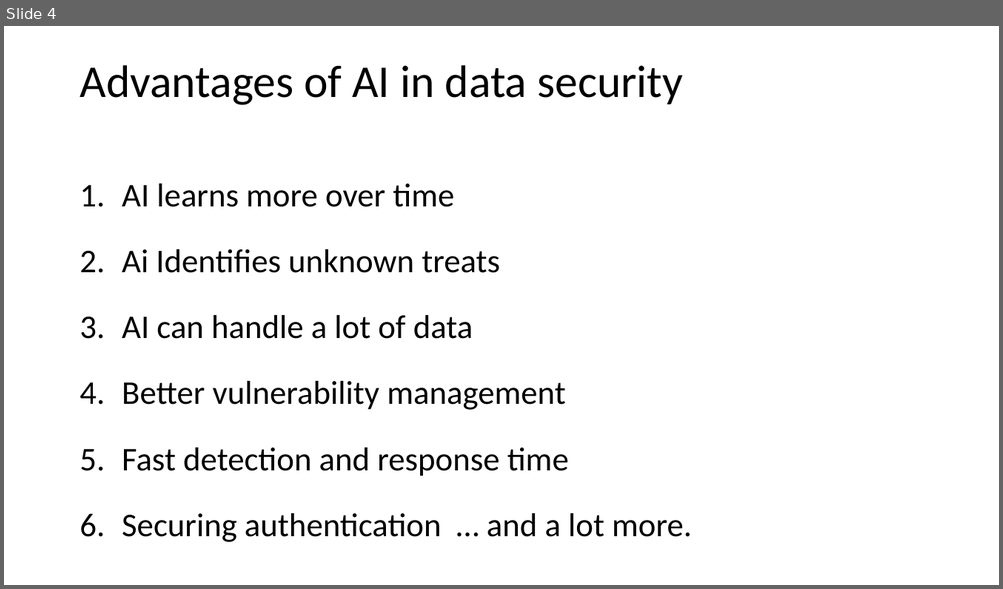
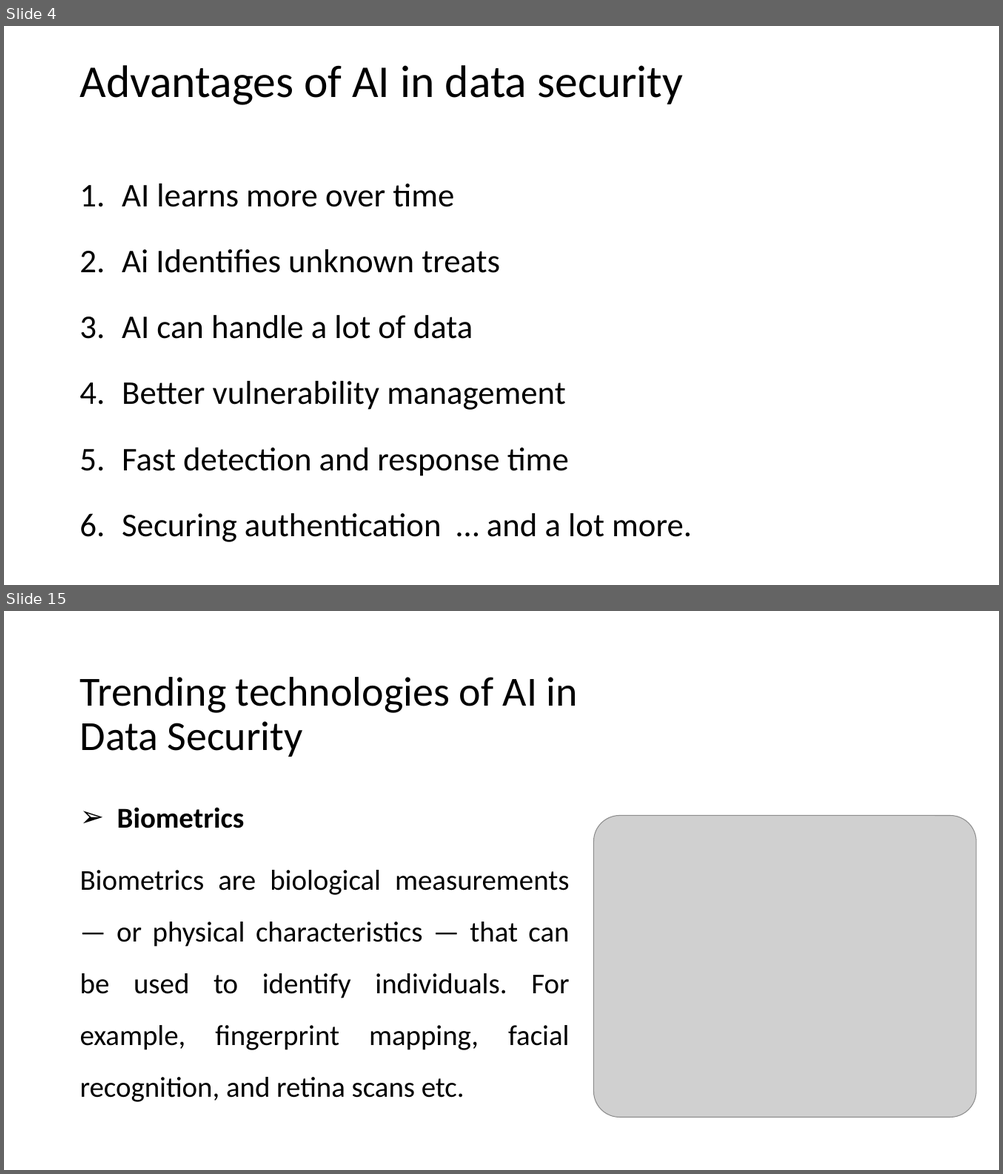
Before and after one commit to hshehabu/AI-in-data-security, a slide deck: Application of AI in Data Security.pptx. Shown one above the other, each under a label of ours: slide 4 before the commit, slides 4 and 15 after it; the slides between them are not shown. The pictures are 1003x589 and 1003x1174 pixels, drawn with LibreOffice and Linux fonts; fonts in the diff are those of the drawing; grey boxes stand for pictures. Boxes give left, top, right and bottom in pixels: in the first picture for what was removed or moved away, otherwise in the second. Text is boxed around its words. In the diff, an @@ line names an element or a change of style, - is before the commit and + after.

Commit message:
ai in data security

```diff
--- a/Application of AI in Data Security.pptx
+++ b/Application of AI in Data Security.pptx
@@ slide 15 added at bbox=[4, 611, 999, 1170], background #FFFFFF @@
@@ title added at bbox=[80, 677, 578, 757], 40 pt, text #000000 @@
+Trending technologies of AI in Data Security
@@ text added at bbox=[80, 807, 569, 1102], 27.8 pt, text #000000 @@
+➢ Biometrics
+Biometrics are biological measurements — or physical characteristics — that can be used to identify individuals. For example, fingerprint mapping, facial recognition, and retina scans etc.
@@ picture added at bbox=[594, 815, 976, 1118] @@
```
Also in this commit, not shown: 3 slides changed, 16 other slides added, 1 other file.
